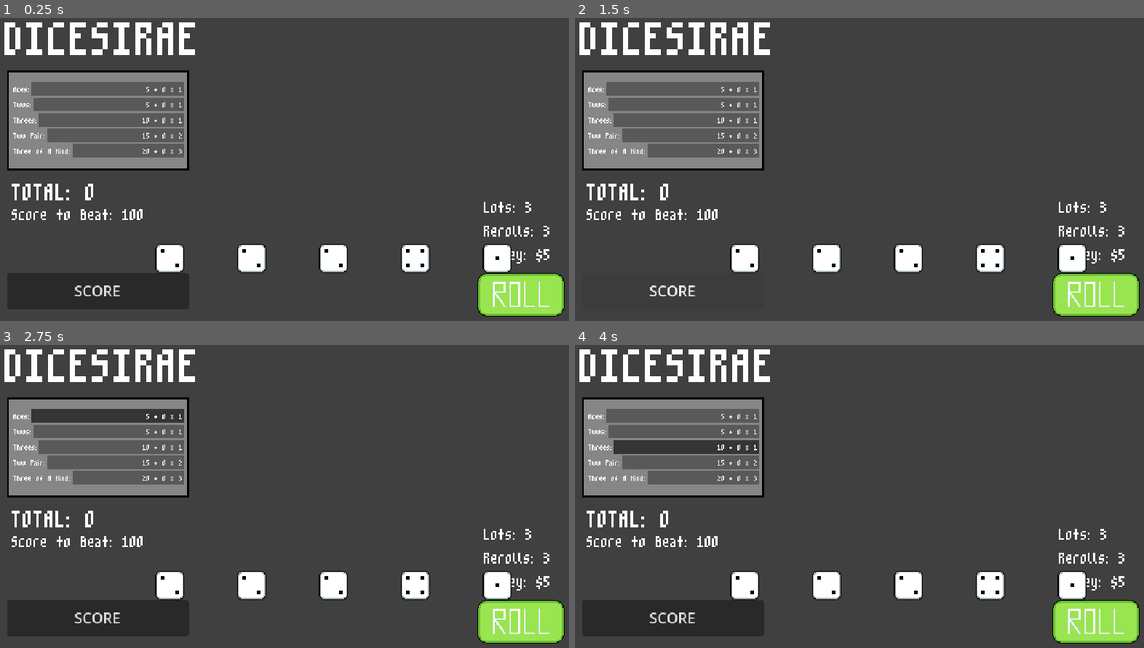
Above: before the commit, frames 1-4 (two rows, left to right).
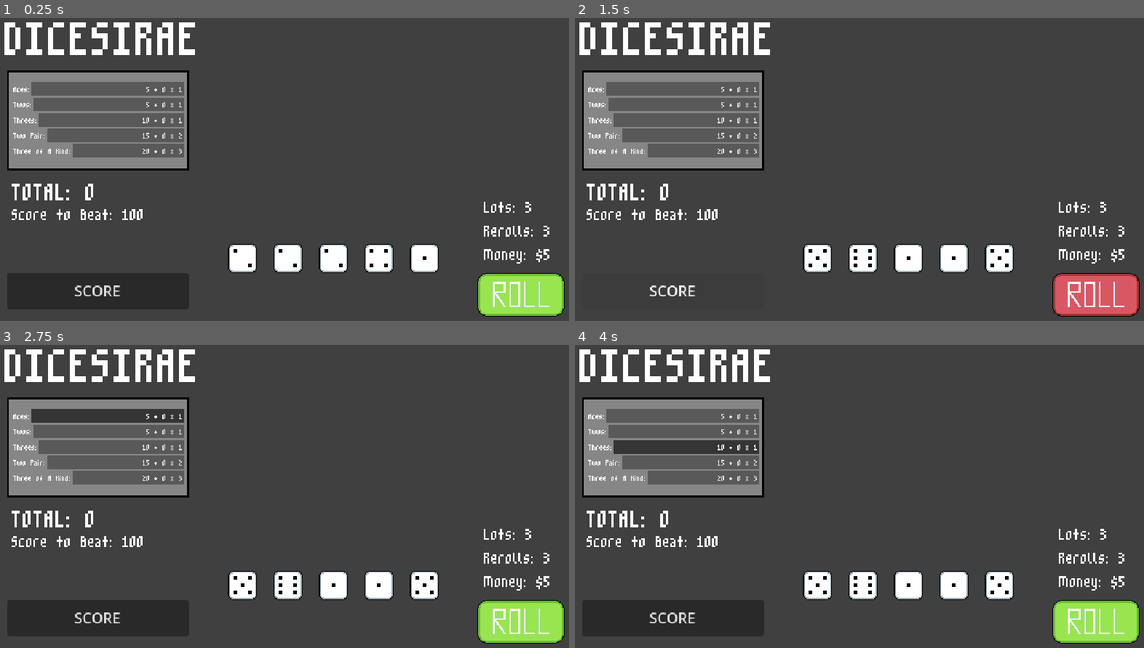
Above: after the commit, the same moments.

Repository: xander6424/DICESIRAE
Game: Godot game, scene res://scenes/main.tscn
Same seed, same stepped clock (60 frames per second), same inputs: the game is played once before the commit and once after it.
Inputs (mouse positions are in pixels of both pictures, inside the frame that each line leads up to):
- Up to frame 1 (0.25 s): no input
- Up to frame 2 (1.5 s): click (1098, 293) at 0.5 s; click "SCORE" at 1.25 s
- Up to frame 3 (2.75 s): click "5 + 0 x 1" at 2 s
- Up to frame 4 (4 s): click "5 + 0 x 1" at 2.75 s; click "10 + 0 x 1" at 3.5 s

The runs differ from the first frame. In frame 1, 2.6% of the frame differs, in the area x 27-90%, y 74-85%; in frame 2, 4.5%, in the area x 27-100%, y 74-99%; in frame 3, 2.7%; in frame 4, 2.7%.
Error before the commit: Invalid access to property or key 'pressed' on a base object of type 'null instance'. (res://scripts/dice.gd:32)

Commit message:
Roll Button Issue
Fixed (kinda) an issue where the dice spawned weren't connecting to the roll button.

Diff:
--- a/scenes/main.tscn
+++ b/scenes/main.tscn
@@ -3,7 +3,7 @@
 [ext_resource type="Script" uid="uid://7cmu8rbpyh5k" path="res://scripts/main.gd" id="1_0xm2m"]
 [ext_resource type="PackedScene" uid="uid://5ueudmkrdrm3" path="res://scenes/dice.tscn" id="2_h2yge"]
 [ext_resource type="FontFile" uid="uid://dife3qiih4s8x" path="res://assets/m3x6.ttf" id="2_tipki"]
-[ext_resource type="Script" uid="uid://cnpmdpxg85t2q" path="res://scripts/dice_hand.gd" id="3_ya4ey"]
+[ext_resource type="Script" uid="uid://cnpmdpxg85t2q" path="res://scripts/dice-hand.gd" id="3_ya4ey"]
 [ext_resource type="Texture2D" uid="uid://cctu5thu5j8qp" path="res://assets/button/rollbutton-32p.png" id="4_tipki"]
 [ext_resource type="Texture2D" uid="uid://0y1mpioim66n" path="res://assets/button/rollbutton-hover-32p.png" id="5_85g3d"]
 [ext_resource type="Texture2D" uid="uid://cja3760rqtt23" path="res://assets/button/rollbutton-disabled-32p.png" id="6_choun"]
--- a/scripts/dice_hand.gd
+++ b/scripts/dice-hand.gd
@@ -3,7 +3,7 @@
 class_name DiceHand
 
 @export var dice_scene: PackedScene
-@export var spacing: float = 90.0
+@export var spacing: float = 50.0
 @export var row_y: float = 0.0
 
 var dice_nodes: Dictionary = {}
--- a/scripts/dice.gd
+++ b/scripts/dice.gd
@@ -5,17 +5,16 @@
 signal _update_round_status()
 
 @onready var faces: Node2D = %Faces
-@onready var roll_button: TextureButton = %RollButton
+@onready var roll_button = get_parent().get_parent().get_node("RollButton") # THIS SUCKS
 @onready var save_button: TextureButton = %SaveButton
 
+@export var dice: DiceInfo
 static var total_dice_rolled: int = 0
 static var dice_in_play: int = 5
 static var any_dice_rolling = false
 var number_rolled: int = 0
 var rolling: bool = false
 var dice_saved: bool = false
-
-@export var dice: DiceInfo
 
 
 func _ready() -> void:
@@ -31,6 +30,15 @@
 
 	roll_button.pressed.connect(roll_button_pressed)
 	save_button.pressed.connect(_save_button_pressed)
+
+func setup(new_dice: DiceInfo):
+	dice = new_dice
+	dice_saved = false
+	rolling = false
+
+	# faces display
+	# color change
+
 
 
 func roll_button_pressed():
Renamed: scripts/dice_hand.gd.uid -> scripts/dice-hand.gd.uid
